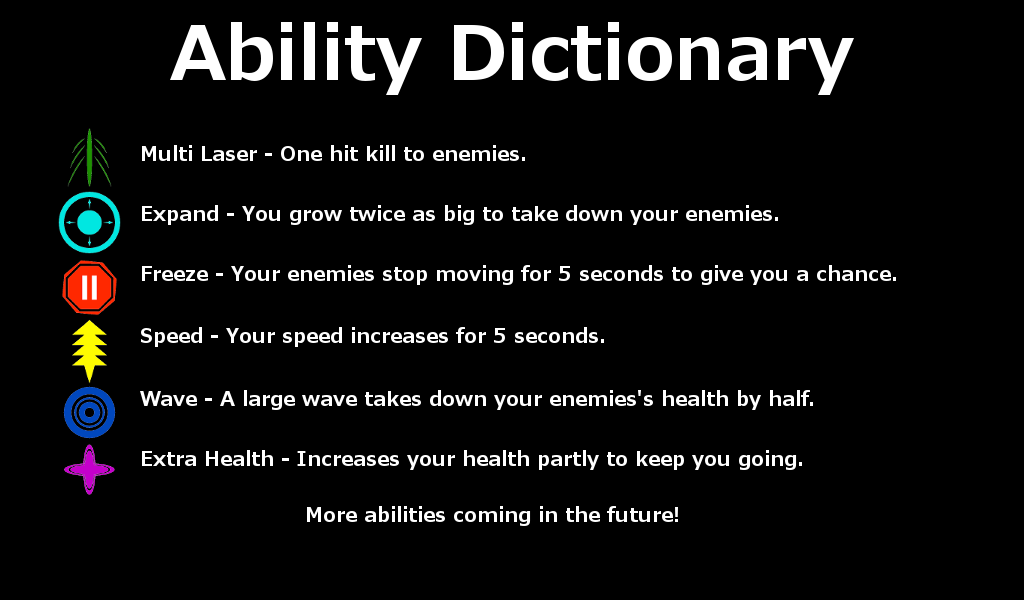
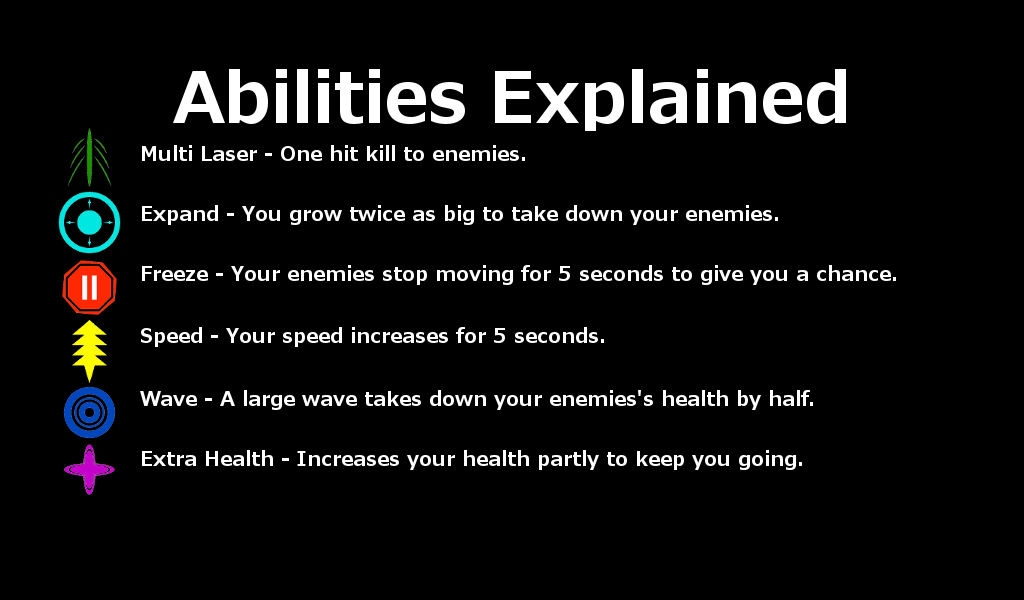
The second (1024, 600) image is a revision of the first. Changes to its layers:
renamed "Ability Dictionary" to "Abilities Explained", painted on it over bbox(170, 22, 854, 131)
hid "More abilities coming in the f..." over bbox(307, 506, 678, 526)
